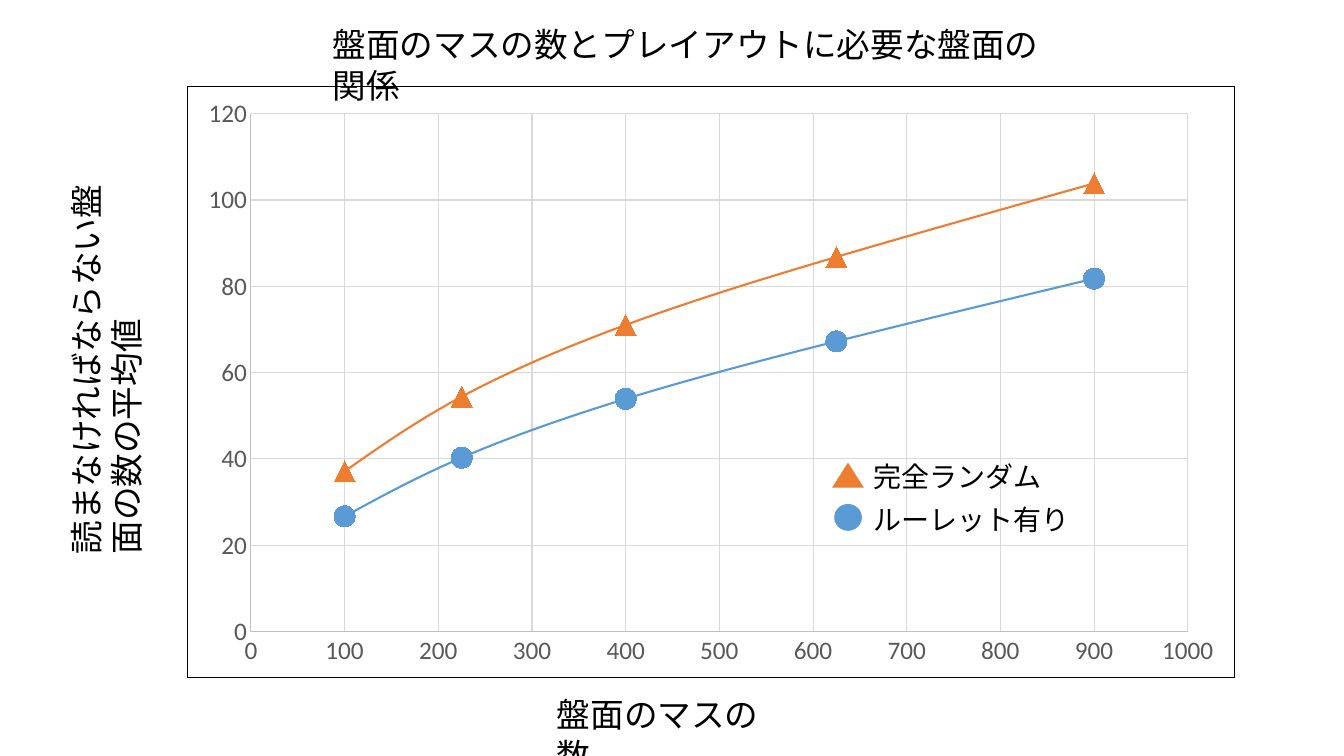
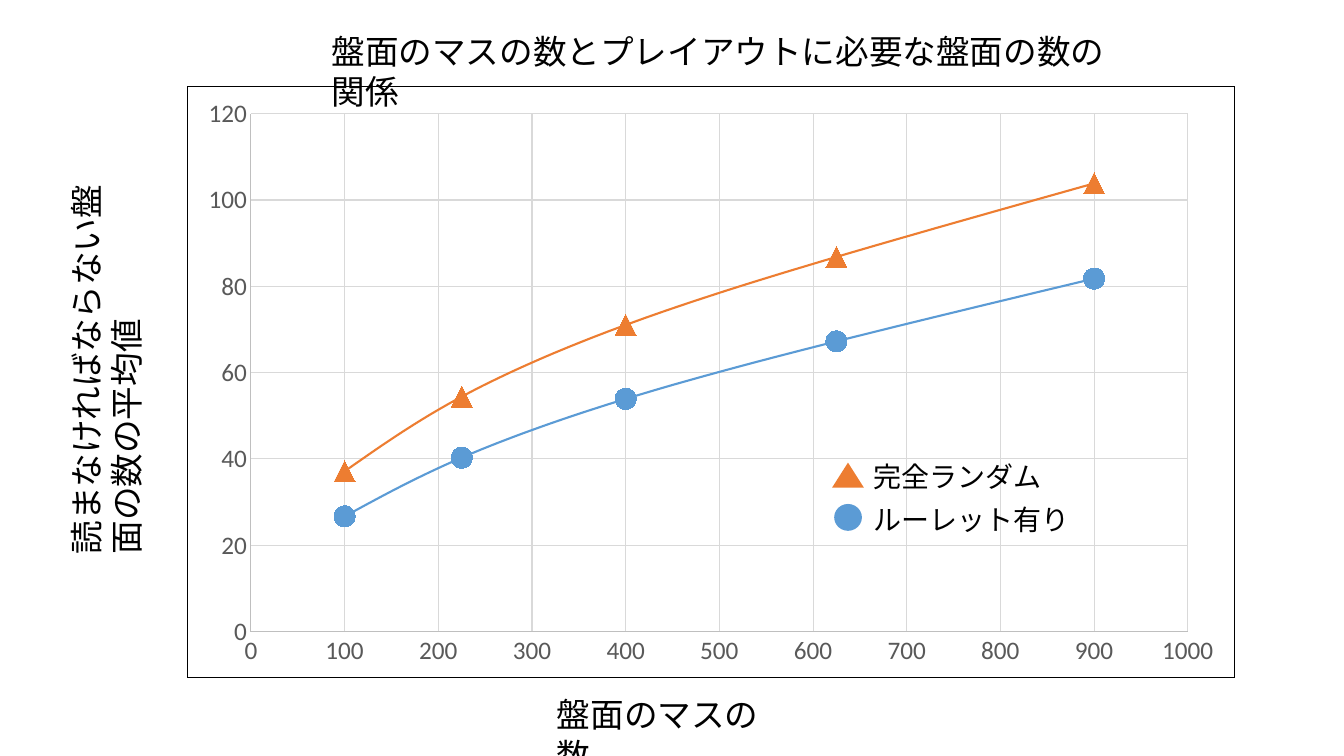
Before and after one commit to MasayaOda/SR, a slide deck: slide 1 of 図作成用パワーポイント/banmenperplayout.pptx. Drawn at 1344x756 pixels with LibreOffice and Linux fonts; fonts in the diff are those of the drawing. Boxes give left, top, right and bottom in pixels: in the first picture for what was removed or moved away, otherwise in the second. Text is boxed around its words. In the diff, an @@ line names an element or a change of style, - is before the commit and + after.

```diff
--- a/図作成用パワーポイント/banmenperplayout.pptx
+++ b/図作成用パワーポイント/banmenperplayout.pptx
@@ text at (x1=332, y1=35, x2=1105, y2=67): text changed @@
-盤面のマスの数とプレイアウトに必要な盤面の関係
+盤面のマスの数とプレイアウトに必要な盤面の数の関係
```
